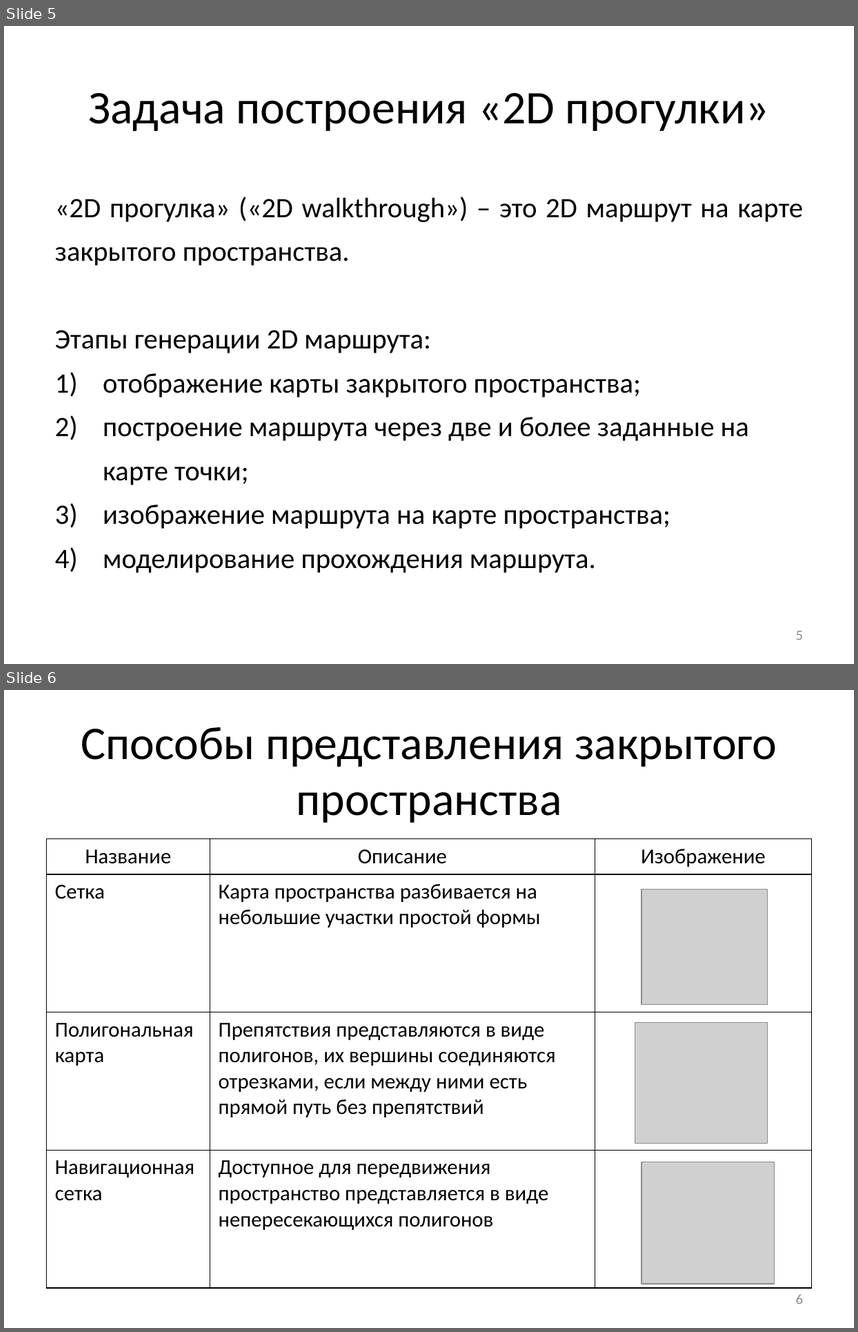
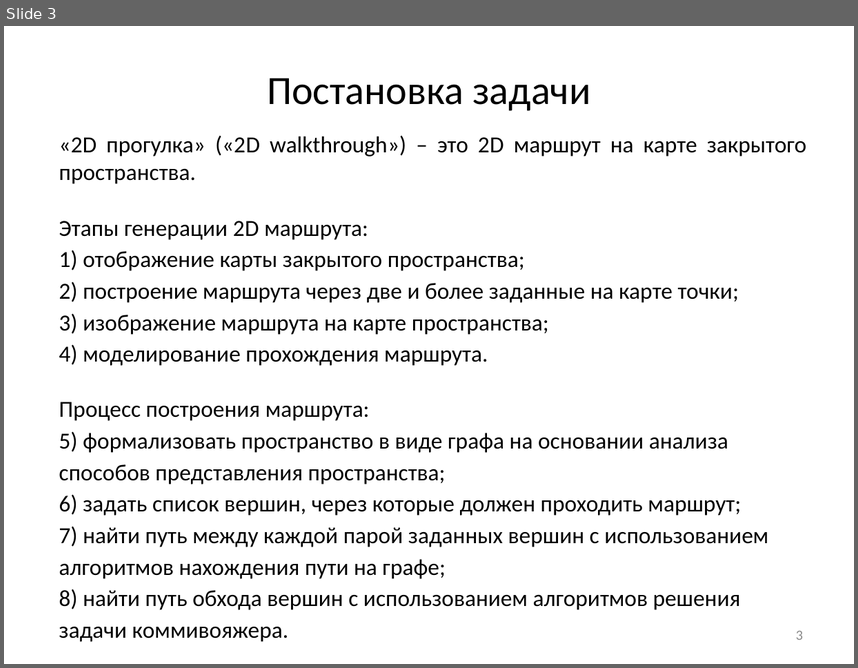
Before and after one commit to Dormou/2D-walkthrough-module, a slide deck: Documents/Волосникова И.А..pptx. Shown one above the other, each under a label of ours: slides 5 and 6 before the commit, slide 3 after it. The pictures are 858x1332 and 858x668 pixels, drawn with LibreOffice and Linux fonts; fonts in the diff are those of the drawing; grey boxes stand for pictures. Boxes give left, top, right and bottom in pixels: in the first picture for what was removed or moved away, otherwise in the second. Text is boxed around its words. In the diff, an @@ line names an element or a change of style, - is before the commit and + after.

```diff
--- a/Documents/Волосникова И.А..pptx
+++ b/Documents/Волосникова И.А..pptx
@@ slide 6 removed at bbox=[4, 690, 854, 1328], background #FFFFFF @@
@@ title removed at bbox=[81, 727, 777, 822] @@
-Способы представления закрытого пространства
@@ table removed at bbox=[47, 839, 811, 1288], 4 rows, 3 columns @@
-Название | Описание | Изображение
-Сетка | Карта пространства разбивается на небольшие участки простой формы | 
-Полигональная карта | Препятствия представляются в виде полигонов, их вершины соединяются отрезками, если между ними есть прямой путь без препятствий | 
-Навигационная сетка | Доступное для передвижения пространство представляется в виде непересекающихся полигонов | 
@@ picture removed at bbox=[642, 889, 767, 1004] @@
@@ picture removed at bbox=[635, 1023, 767, 1143] @@
@@ picture removed at bbox=[642, 1162, 774, 1283] @@
@@ page number removed at bbox=[796, 1294, 803, 1303] @@
-6
@@ what was slide 5 is now slide 3 @@
@@ slide 3 changed as well @@
@@ title added at bbox=[267, 78, 590, 111], 34 pt, text #000000 @@
+Постановка задачи
@@ title removed at bbox=[88, 93, 770, 131] @@
-Задача построения «2D прогулки»
@@ text "«2D прогулка» («2D walkthrough») – ...": place and size @@
-text "«2D прогулка» («2D walkthrough») – ..." at bbox=[55, 196, 803, 572]
+text "«2D прогулка» («2D walkthrough») – ..." at bbox=[59, 136, 806, 641]
@@ text at bbox=[59, 136, 806, 365]: size 23.8 to 19.5 pt in "«2D прогулка» («2D walkthrough») – это 2D ...", "Этапы генерации 2D маршрута:", "отображение карты закрытого пространства;", "построение маршрута через две и более заданные ..." and 2 more places; line spacing 1.3 to 1; indent changed; line spacing 1.3 to 1.14 @@
@@ text at bbox=[59, 401, 769, 641]: paragraphs added @@
+Процесс построения маршрута:
+1) формализовать пространство в виде графа на основании анализа способов представления пространства;
+2) задать список вершин, через которые должен проходить маршрут;
+3) найти путь между каждой парой заданных вершин с использованием алгоритмов нахождения пути на графе;
+4) найти путь обхода вершин с использованием алгоритмов решения задачи коммивояжера.
@@ page number at bbox=[796, 630, 803, 639]: text changed @@
-5
+3
```
Also in this commit, not shown: 5 other slides changed, 4 slides added, 25 other slides removed, 33 other files.
